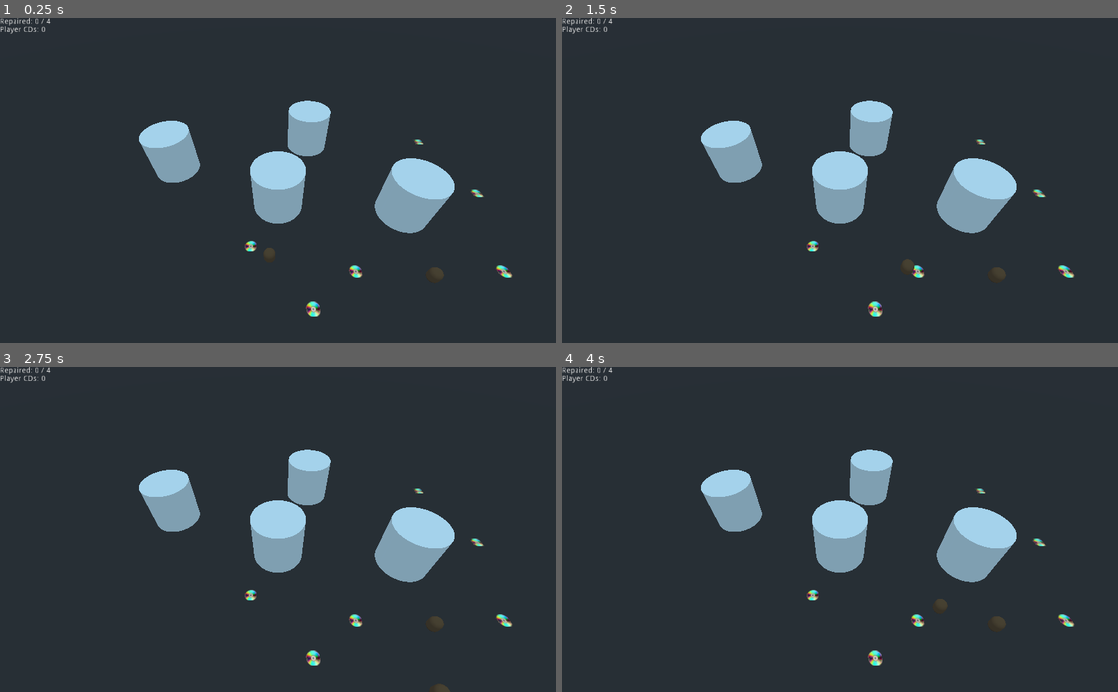
Above: before the commit, frames 1-4 (two rows, left to right).
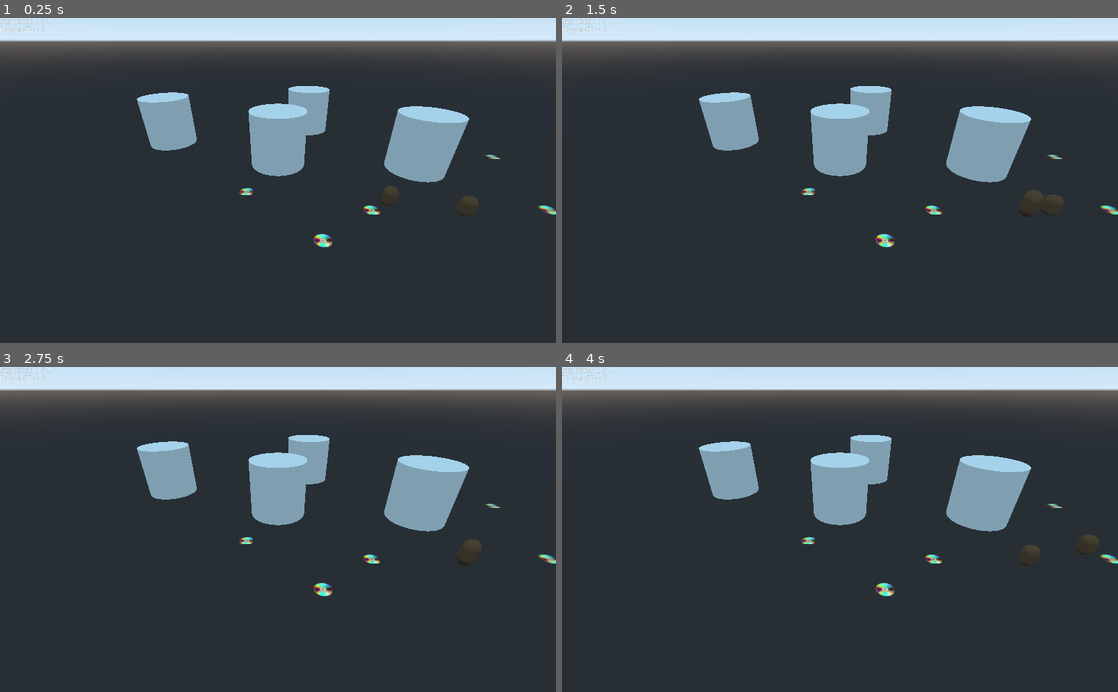
Above: after the commit, the same moments.

Repository: bmolyneaux/GGJ2020
Game: Godot game, scene res://Level/Jez Test Town.tscn
The game is run twice, just before and just after one commit, with the same random seed, the same clock (stepped at 60 frames per second) and the same inputs. This scene is started directly instead of the project's main scene.
Inputs:
- Up to frame 1 (0.25 s): no input
- Up to frame 2 (1.5 s): tap Enter at 0.5 s; hold D 0.53-1.28 s; tap Space at 0.77 s; hold S from 1.28 s (still down)
- Up to frame 3 (2.75 s): tap Space at 1.52 s; release S at 2.03 s; hold D from 2.03 s (still down)
- Up to frame 4 (4 s): tap Space at 2.75, 3.02, 3.77 s; release D at 2.78 s; hold W 2.78-3.53 s; hold A from 3.53 s (still down)

The runs differ from the first frame. In frame 1, 23% of the frame differs, in the area x 0-100%, y 0-92%; in frame 2, 23%; in frame 3, 23%; in frame 4, 23%.

Commit message:
The catcher moves around and catches people. Sort of.

Diff:
--- a/Catcher/Catcher.gd
+++ b/Catcher/Catcher.gd
@@ -15,5 +15,14 @@
 
 	move_and_slide(movement, Vector3(0, 1, 0))
 
+	var bodies = $Area.get_overlapping_bodies()
+	for body in bodies:
+		# Check for catching the skating kiddos
+		if not body.is_in_group("Player"):
+			return
+		var repairer := body as Repairer
+		if repairer.can_be_caught():
+			repairer.get_caught()
+
 func set_input(value : Vector2):
 	input = value
--- a/Catcher/Catcher.tscn
+++ b/Catcher/Catcher.tscn
@@ -10,7 +10,7 @@
 albedo_color = Color( 0.435294, 0.301961, 0.188235, 1 )
 
 [sub_resource type="CylinderShape" id=4]
-radius = 0.275287
+radius = 0.723551
 height = 0.922658
 
 [node name="Catcher" type="KinematicBody"]
--- a/Level/Jez Test Town.tscn
+++ b/Level/Jez Test Town.tscn
@@ -21,7 +21,7 @@
 transform = Transform( 1, 0, 0, 0, 1, 0, 0, 0, 1, 4.99177, 0, 0.413883 )
 
 [node name="Camera" type="Camera" parent="."]
-transform = Transform( 1, 0, 0, 0, 0.693553, 0.720406, 0, -0.720406, 0.693553, 0, 7.71513, 6.07694 )
+transform = Transform( 1, 0, 0, 0, 0.856501, 0.516145, 0, -0.516145, 0.856501, 0, 4.03972, 8.00313 )
 
 [node name="Repairer" parent="." groups=[
 "Player",
@@ -29,7 +29,7 @@
 transform = Transform( 1, 0, 0, 0, 1, 0, 0, 0, 1, 4.98274, 0, 3.11699 )
 
 [node name="Catcher" parent="." instance=ExtResource( 6 )]
-transform = Transform( 1, 0, 0, 0, 1, 0, 0, 0, 1, -0.285278, 0, 2.4495 )
+transform = Transform( 1, 0, 0, 0, 1, 0, 0, 0, 1, 3.13724, 0, 2.65013 )
 
 [node name="Node" type="Node" parent="Catcher"]
 script = ExtResource( 4 )
--- a/Repairer/repairer.gd
+++ b/Repairer/repairer.gd
@@ -6,6 +6,8 @@
 var speed := Vector2(0, 0)
 var input : Vector2
 var numCollected := 0
+var caught_cooldown := 0.0
+const caught_cooldown_length := 3.0
 
 func _physics_process(delta):
 	var desired_speed = input * max_speed
@@ -27,6 +29,17 @@
 		collectable.collect()
 		numCollected += 1
 
+func _process(delta):
+	if caught_cooldown > 0:
+		caught_cooldown -= delta
+		if caught_cooldown < 0:
+			caught_cooldown = 0
+
+	if caught_cooldown > 0:
+		scale.y = 1.3
+	else:
+		scale.y = 1
+
 func set_input(value : Vector2):
 	input = value
 
@@ -41,3 +54,9 @@
 		if not repairable.is_in_group("Repairable"):
 			continue
 		repairable.repair()
+
+func can_be_caught():
+	return caught_cooldown <= 0
+
+func get_caught():
+	caught_cooldown = caught_cooldown_length
